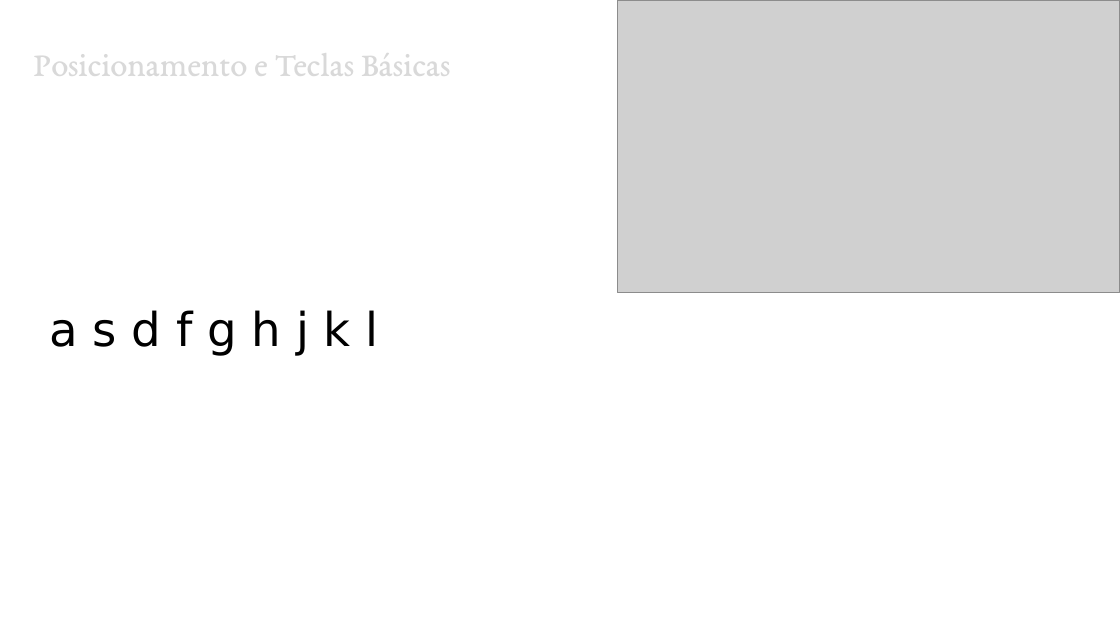
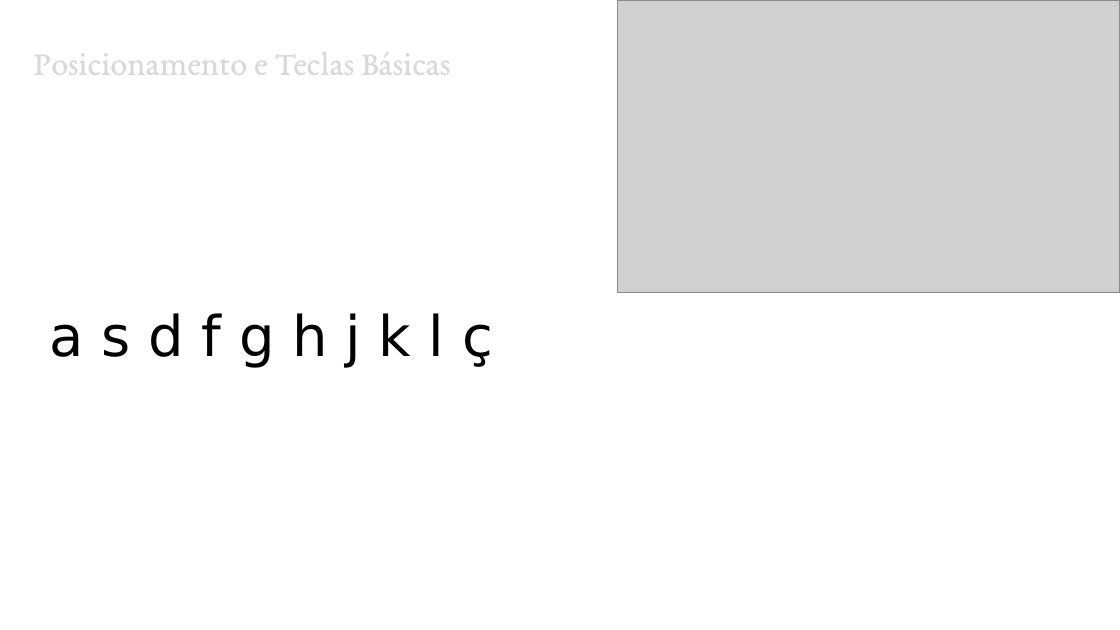
Before and after one commit to Eridhonson/professor, a slide deck: slide 3 of Windows/Windows - Aula 3 - Digitação no Teclado ABNT2.pptx (slide 2 before the commit). Drawn at 1120x630 pixels with LibreOffice and Linux fonts; fonts in the diff are those of the drawing; grey boxes stand for pictures. Boxes give left, top, right and bottom in pixels: in the first picture for what was removed or moved away, otherwise in the second. Text is boxed around its words. In the diff, an @@ line names an element or a change of style, - is before the commit and + after.

```diff
--- a/Windows/Windows - Aula 3 - Digitação no Teclado ABNT2.pptx
+++ b/Windows/Windows - Aula 3 - Digitação no Teclado ABNT2.pptx
@@ text at (49,313,493,368): text changed; size 30 to 36 pt @@
-a s d f g h j k l
+a s d f g h j k l ç
```
Also in this commit, not shown: 3 other slides changed, 3 slides added.
